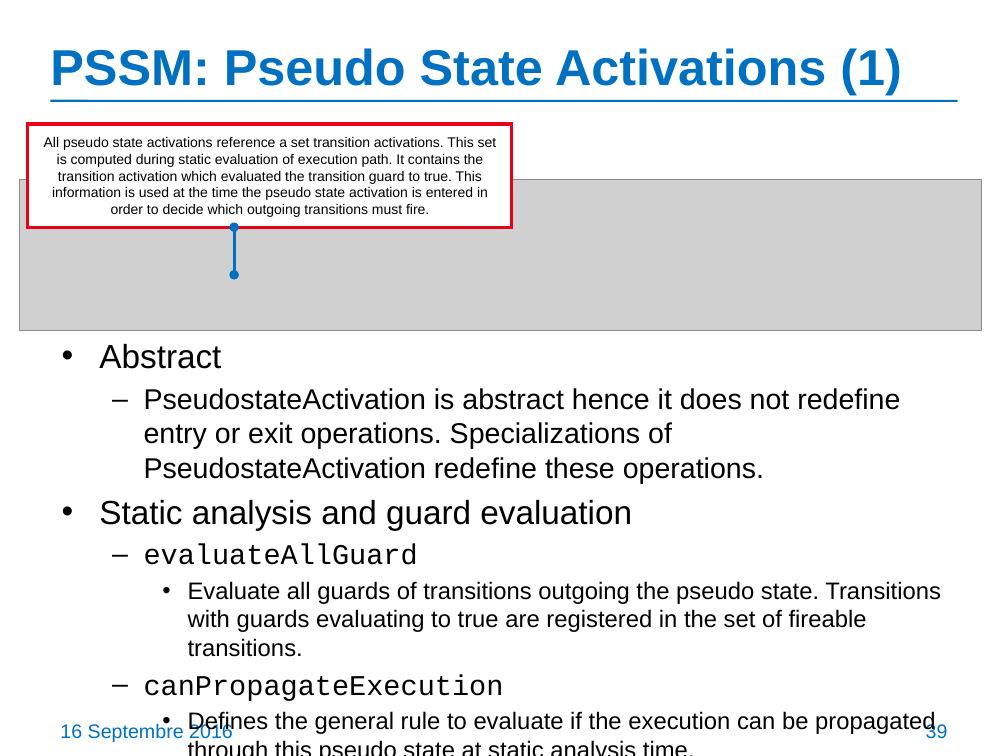
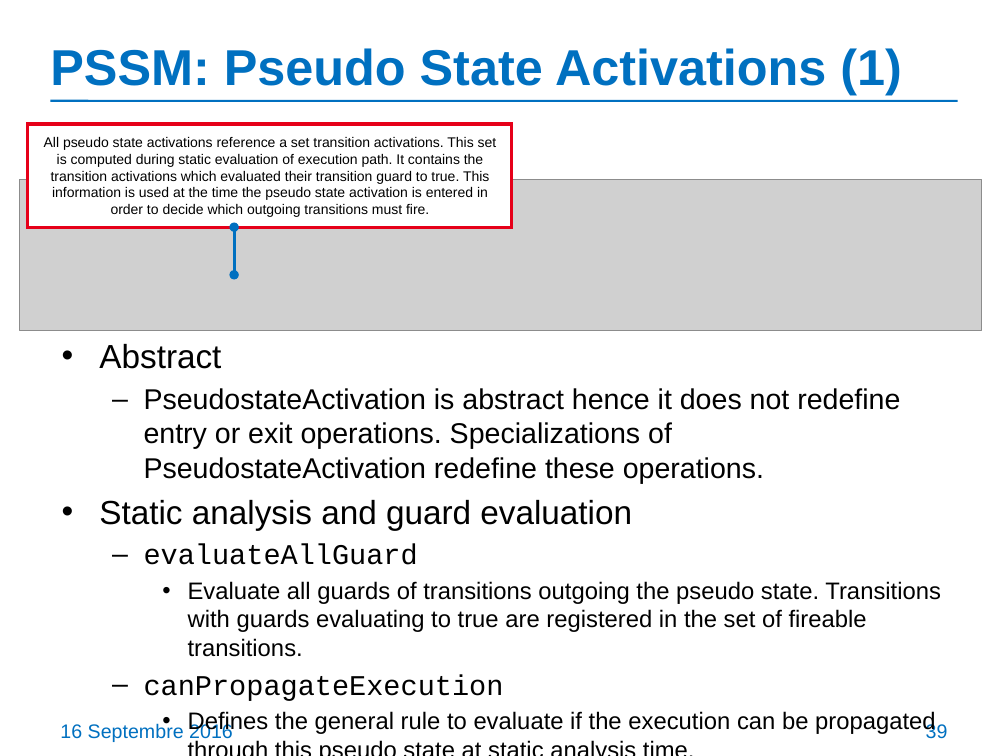
Before and after one commit to ModelDriven/PSSM, a slide deck: slide 39 of Presentations/201609-Chicago-Meeting/PSSM-initial-submission-update.pptx. Drawn at 1008x756 pixels with LibreOffice and Linux fonts; fonts in the diff are those of the drawing; grey boxes stand for pictures. Boxes give left, top, right and bottom in pixels: in the first picture for what was removed or moved away, otherwise in the second. Text is boxed around its words. In the diff, an @@ line names an element or a change of style, - is before the commit and + after.

Commit message:
Complete draft of the presentation of PSSM updates

```diff
--- a/Presentations/201609-Chicago-Meeting/PSSM-initial-submission-update.pptx
+++ b/Presentations/201609-Chicago-Meeting/PSSM-initial-submission-update.pptx
@@ text in rectangle at (44,137,497,217): text changed @@
-All pseudo state activations reference a set transition activations. This set is computed during static evaluation of execution path. It contains the transition activation which evaluated the transition guard to true. This information is used at the time the pseudo state activation is entered in order to decide which outgoing transitions must fire.
+All pseudo state activations reference a set transition activations. This set is computed during static evaluation of execution path. It contains the transition activations which evaluated their transition guard to true. This information is used at the time the pseudo state activation is entered in order to decide which outgoing transitions must fire.
```
Also in this commit, not shown: 15 other slides changed, 19 slides added, 1 slide removed.
